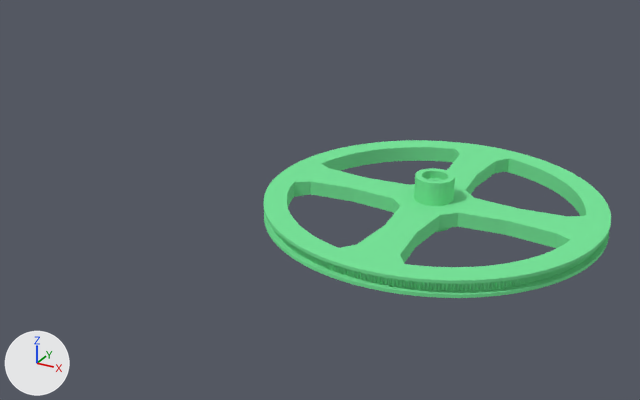
Before and after pictures for a commit that changed the Blender file РМ-000 Рука-манипулятор/РМ-200 Опорно-поворотное устройство/РМ-200-ОПУ-в-сборе.blend.
Rendered twice from a camera (50 mm lens) standing at (179.0, -470.0, 235.0) and looking at (-93.0, 26.0, -13.0). Every picture has the same lights, and +X, +Y and +Z are marked at lower left.

Names of what the first picture shows: 'Шкив ведомый'.
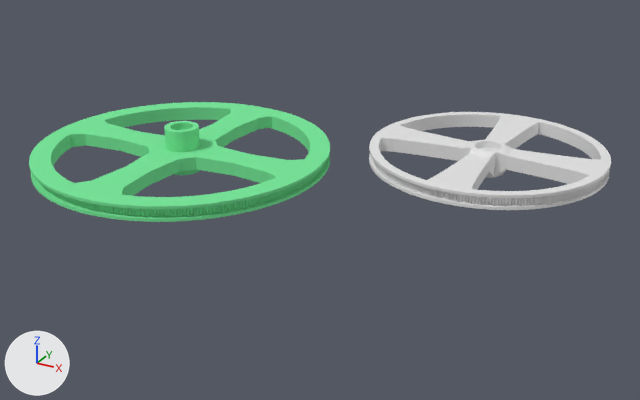
Commit message: шкив ведомый д 165ммэ

Pixel boxes [x1, y1, x2, y2] of what changed, in the pictures (640 x 400 px):
'Шкив ведомый', moved: before [263, 140, 611, 298]; after [29, 102, 330, 222]
'Circle.001', added: after [369, 112, 611, 210]

Patch to the scene script:
```diff
--- a/РМ-000 Рука-манипулятор/РМ-200 Опорно-поворотное устройство/РМ-200-ОПУ-в-сборе.blend.py
+++ b/РМ-000 Рука-манипулятор/РМ-200 Опорно-поворотное устройство/РМ-200-ОПУ-в-сборе.blend.py
@@ me_circle_001 @@
+me_circle_001.from_pydata(...)  # 2860 vertices, 3732 faces; spans x -83.0..83.0, y -83.0..83.0, z -9.0..10.0
@@ ob_шкив_ведомый @@
 ob_шкив_ведомый = bpy.data.objects.new('Шкив ведомый', me_шкив_ведомый)
-ob_шкив_ведомый.location = (0.0, 0.0, 0.0)
+ob_шкив_ведомый.location = (-190.0, 0.0, 0.0)
@@ ob_circle_001 @@
+ob_circle_001 = bpy.data.objects.new('Circle.001', me_circle_001)
+ob_circle_001.location = (0.0, 100.0, 10.0)
```
